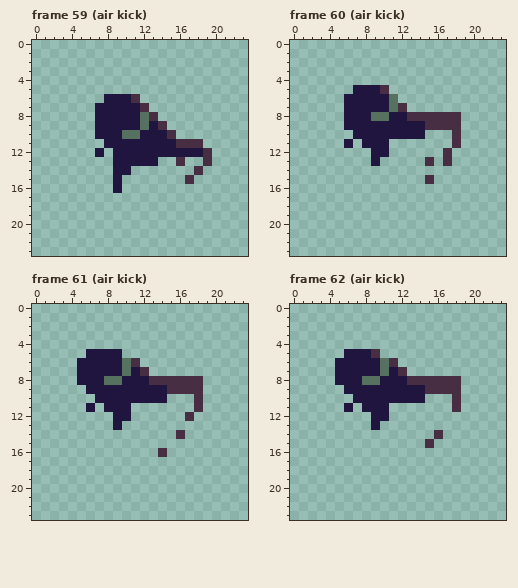
Pixel-art file -- game/assets/gamer.aseprite. The first picture shows the starting point.
24x24 pixels, 167 frames. Shown: frame 59 (air kick), frame 60 (air kick), frame 61 (air kick), frame 62 (air kick). The commit also changed other frames, which this record leaves out.
The result:
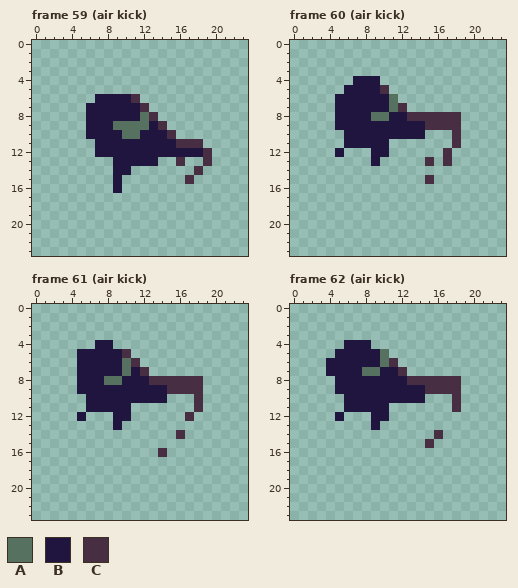
Palette (. is transparent): A #577160  B #1f153f  C #472e42
Changes in this commit:
Frame 59 (air kick), layer "chud":
y 6: x 7 . -> B
y 7..8: x 6 . -> B
y 9: x 6 . -> B; x 9..11 BBB -> AAA
y 10: x 6 . -> B
y 11: x 7 . -> B
y 12: x 8 . -> B
Frame 60 (air kick), layer "chud":
y 4: x 7..9 ... -> BBB
y 5: x 6 . -> B
y 6..9: x 5 . -> B
y 10: x 6 . -> B
y 11: x 7 . -> B
y 12: x 5 . -> B
Frame 61 (air kick), layer "chud":
y 4: x 7..8 .. -> BB
y 5: x 5 . -> B; x 10 . -> C
y 9: x 5 . -> B
y 10: x 6 . -> B
y 11: x 7 . -> B
y 12: x 5 . -> B
Frame 62 (air kick), layer "chud":
y 4: x 6..8 ... -> BBB
y 5: x 5 . -> B; x 9..10 C. -> BA
y 6: x 4 . -> B
y 7: x 4 . -> B; x 8..10 BBA -> AAB
y 8: x 8..9 AA -> BB
y 9: x 5 . -> B
y 10: x 6 . -> B
y 11: x 7 . -> B
y 12: x 5 . -> B
